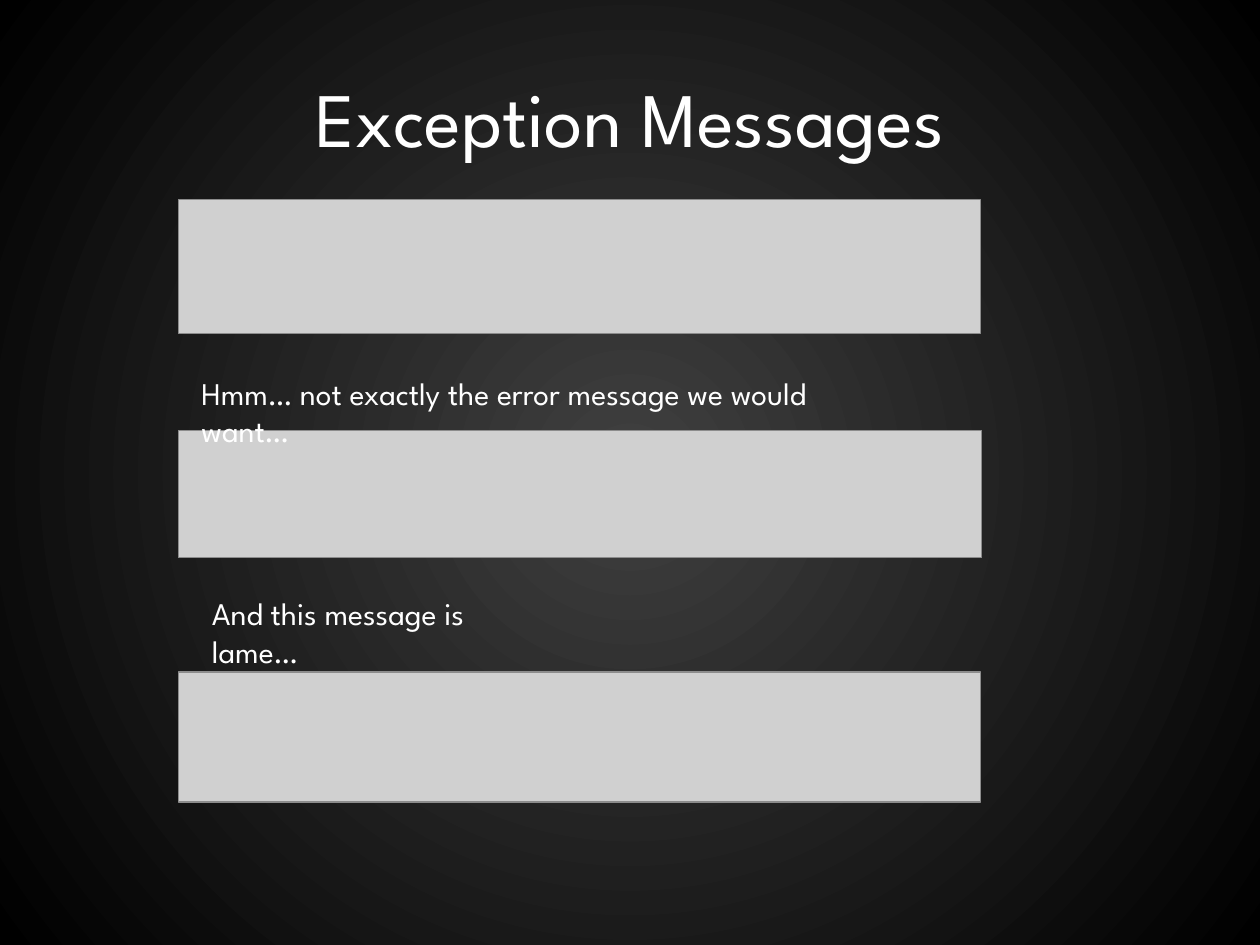
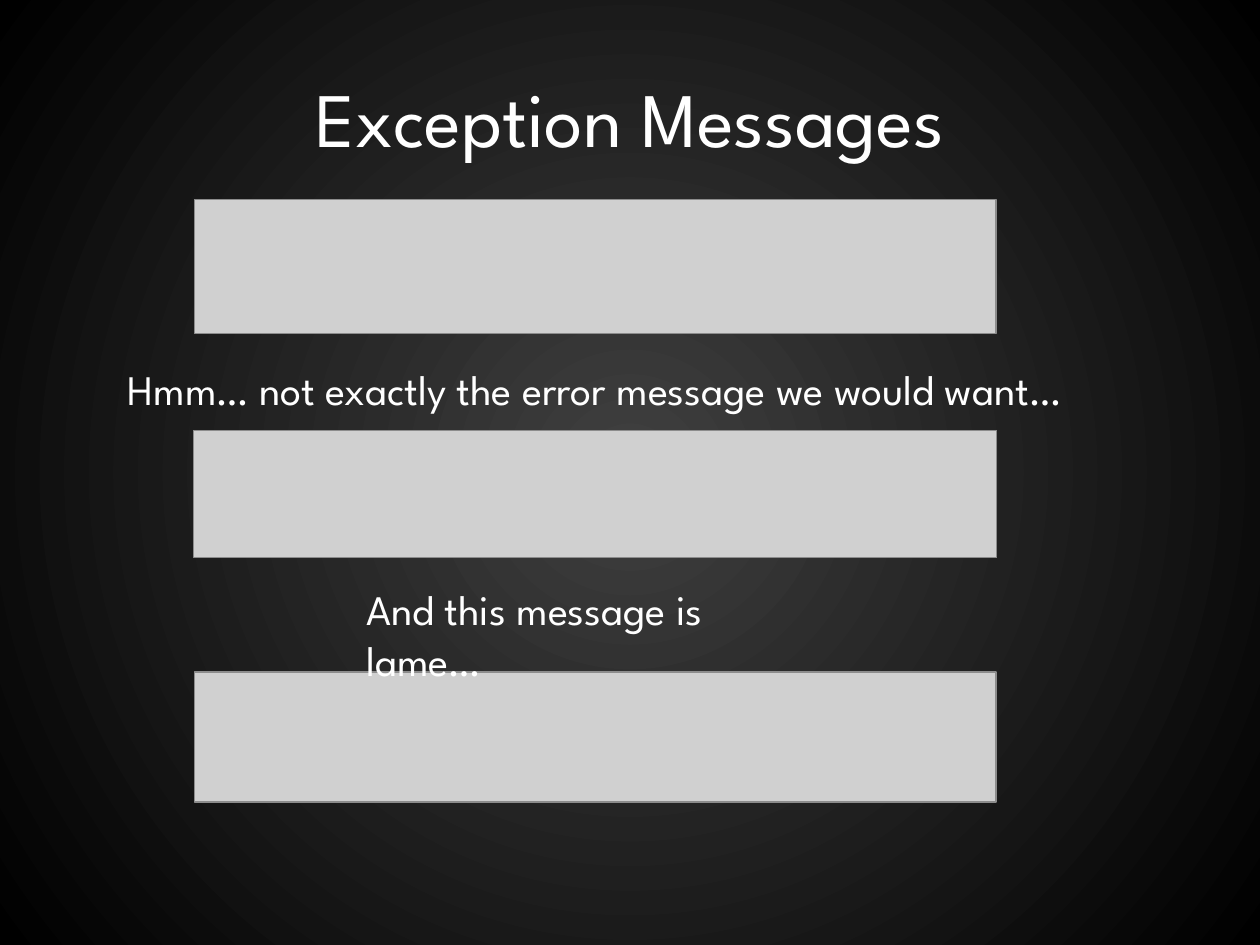
Before and after one commit to RookieOne/WPF-Input-Validation, a slide deck: slide 25 of WPF Validation.pptx. Drawn at 1260x945 pixels with LibreOffice and Linux fonts; fonts in the diff are those of the drawing; grey boxes stand for pictures. Boxes give left, top, right and bottom in pixels: in the first picture for what was removed or moved away, otherwise in the second. Text is boxed around its words. In the diff, an @@ line names an element or a change of style, - is before the commit and + after.

```diff
--- a/WPF Validation.pptx
+++ b/WPF Validation.pptx
@@ text "Hmm… not exactly the error ...": place and size @@
-text "Hmm… not exactly the error ..." at <box>201,383,806,442</box>
+text "Hmm… not exactly the error ..." at <box>128,376,1062,414</box>
@@ text "Hmm… not exactly the error ..." at <box>128,376,1062,414</box>: size 18 to 24 pt @@
@@ 3 pictures: place and size @@
-3 pictures at <box>179,199,983,801</box>
+3 pictures at <box>194,199,998,801</box>
@@ text "And this message is lame…" at <box>366,596,702,689</box>: size 18 to 24 pt @@
@@ text "And this message is lame…": place and size @@
-text "And this message is lame…" at <box>212,603,464,673</box>
+text "And this message is lame…" at <box>366,596,702,689</box>
```
Also in this commit, not shown: 11 other slides changed, 4 slides added.
